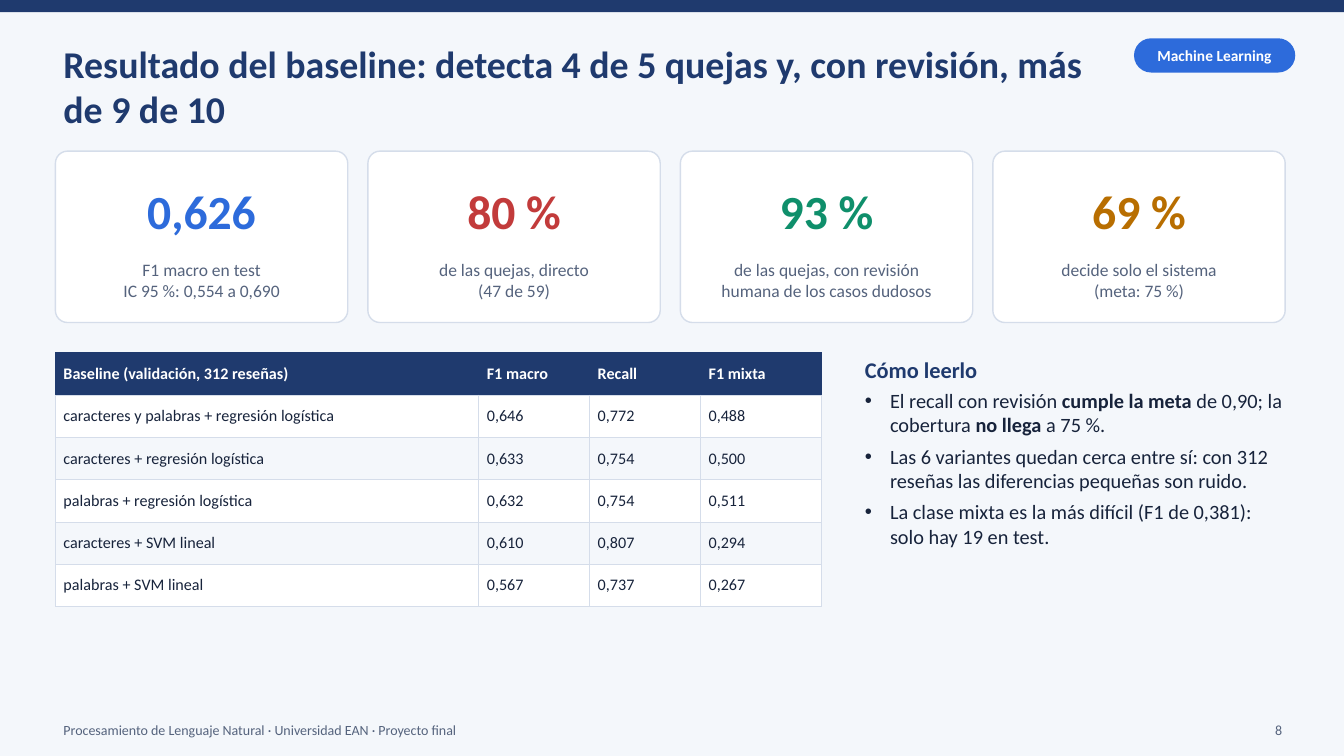
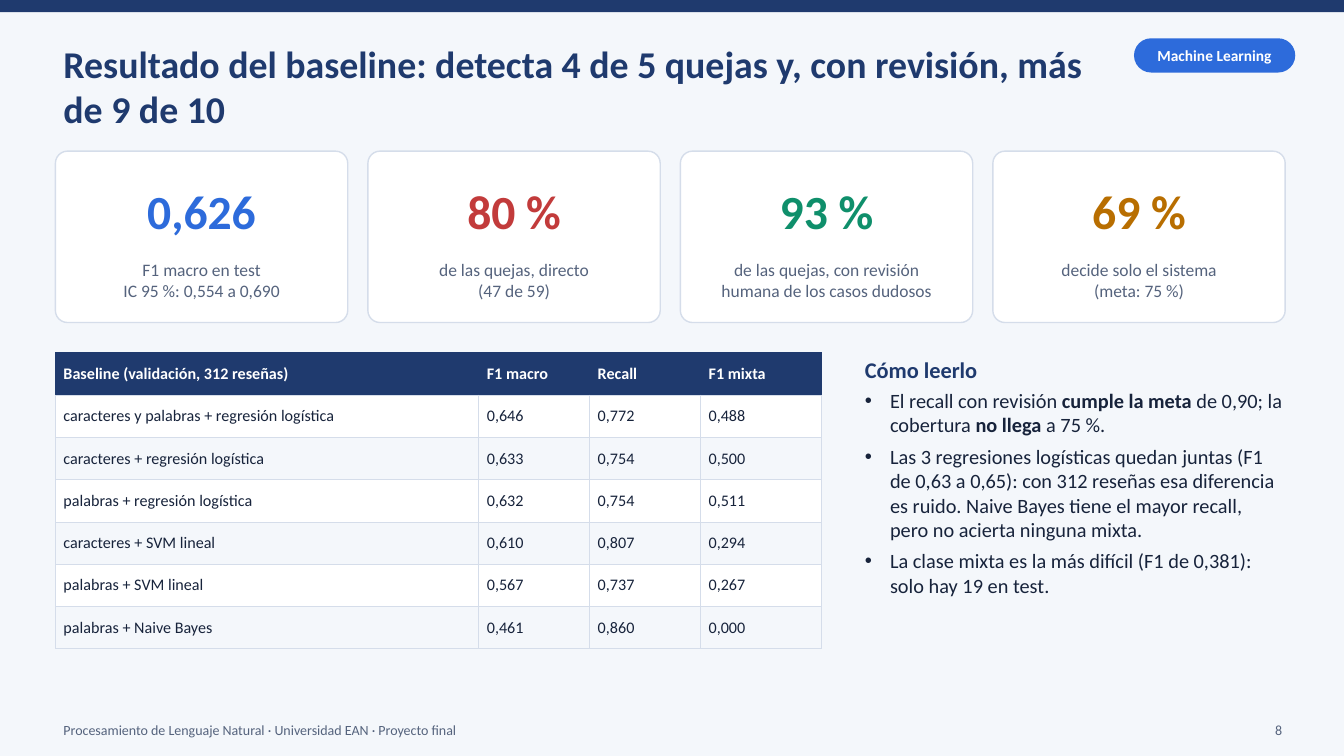
Before and after one commit to RubenEAN/proyecto-final-casinos-nlp, a slide deck: slide 8 of docs/Presentacion_Final.pptx. Drawn at 1344x756 pixels with LibreOffice and Linux fonts; fonts in the diff are those of the drawing. Boxes give left, top, right and bottom in pixels: in the first picture for what was removed or moved away, otherwise in the second. Text is boxed around its words. In the diff, an @@ line names an element or a change of style, - is before the commit and + after.

```diff
--- a/docs/Presentacion_Final.pptx
+++ b/docs/Presentacion_Final.pptx
@@ table at [55, 353, 822, 649] @@
+row 7: palabras + Naive Bayes | 0,461 | 0,860 | 0,000
@@ text at [890, 449, 1275, 541]: text changed @@
-• Las 6 variantes quedan cerca entre sí: con 312 reseñas las diferencias pequeñas son ruido.
+• Las 3 regresiones logísticas quedan juntas (F1 de 0,63 a 0,65): con 312 reseñas esa diferencia es ruido. Naive Bayes tiene el mayor recall, pero no acierta ninguna mixta.
```
Also in this commit, not shown: 1 other slide changed, 7 other files.
